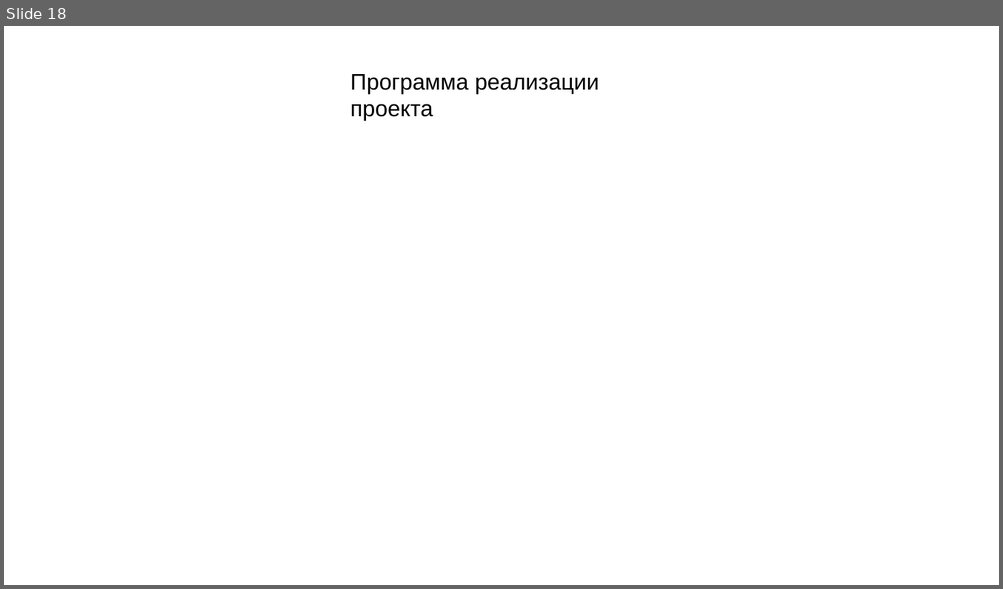
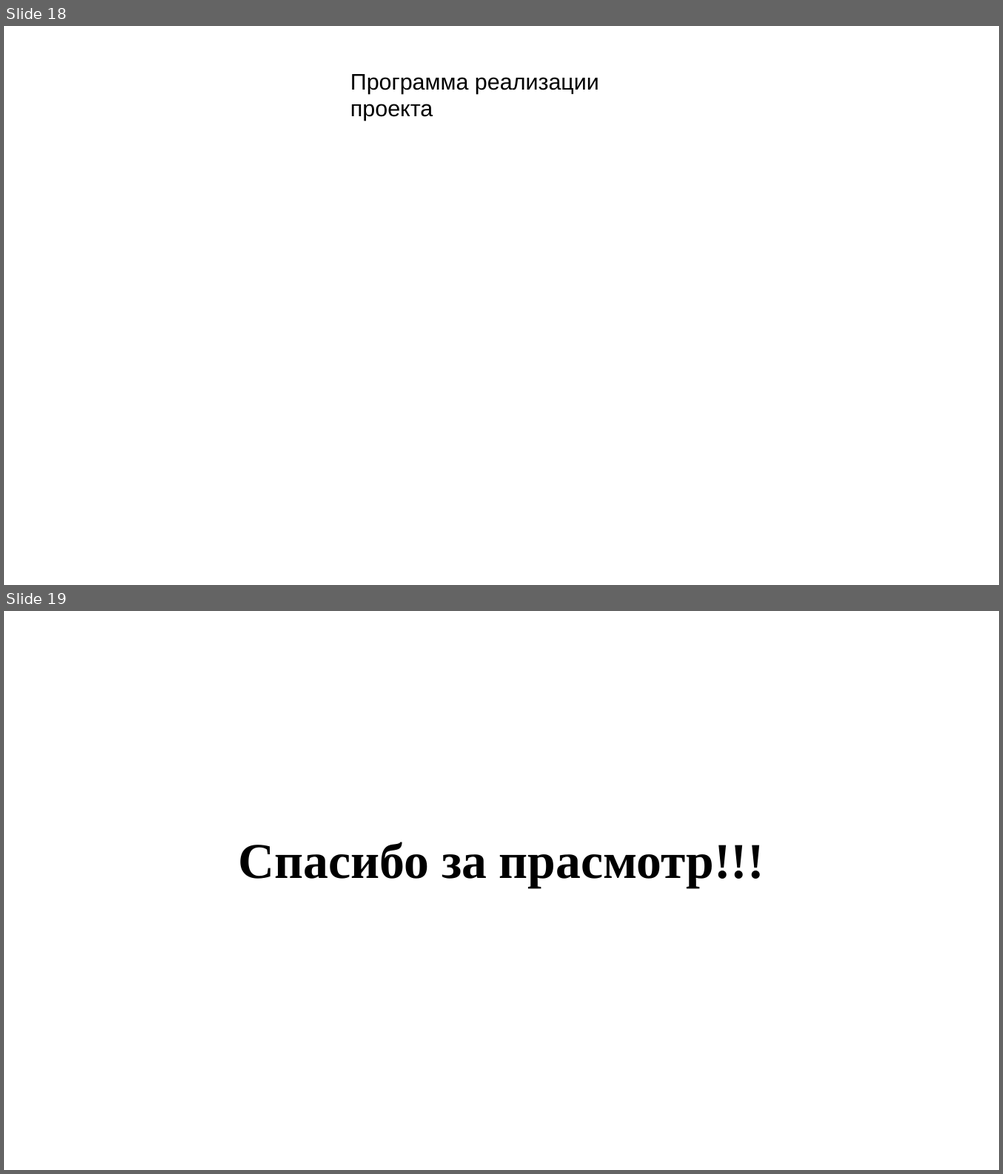
Before and after one commit to SibayMaktay/DocsFile_Sibay, a slide deck: НугумановМА_создание_сайта.pptx. Shown one above the other, each under a label of ours: slide 18 before the commit, slides 18 and 19 after it. The pictures are 1003x589 and 1003x1174 pixels, drawn with LibreOffice and Linux fonts; fonts in the diff are those of the drawing; background and template pictures are left out. Boxes give left, top, right and bottom in pixels: in the first picture for what was removed or moved away, otherwise in the second. Text is boxed around its words. In the diff, an @@ line names an element or a change of style, - is before the commit and + after.

```diff
--- a/НугумановМА_создание_сайта.pptx
+++ b/НугумановМА_создание_сайта.pptx
@@ slide 19 added at (x1=4, y1=611, x2=999, y2=1170), background picture (left out) @@
@@ text added at (x1=239, y1=842, x2=764, y2=888), 40 pt, text #000000, bold @@
+Спасибо за прасмотр!!!
```
Also in this commit, not shown: 5 slides changed, 1 other slide added, 3 slides removed, 1 other file.
